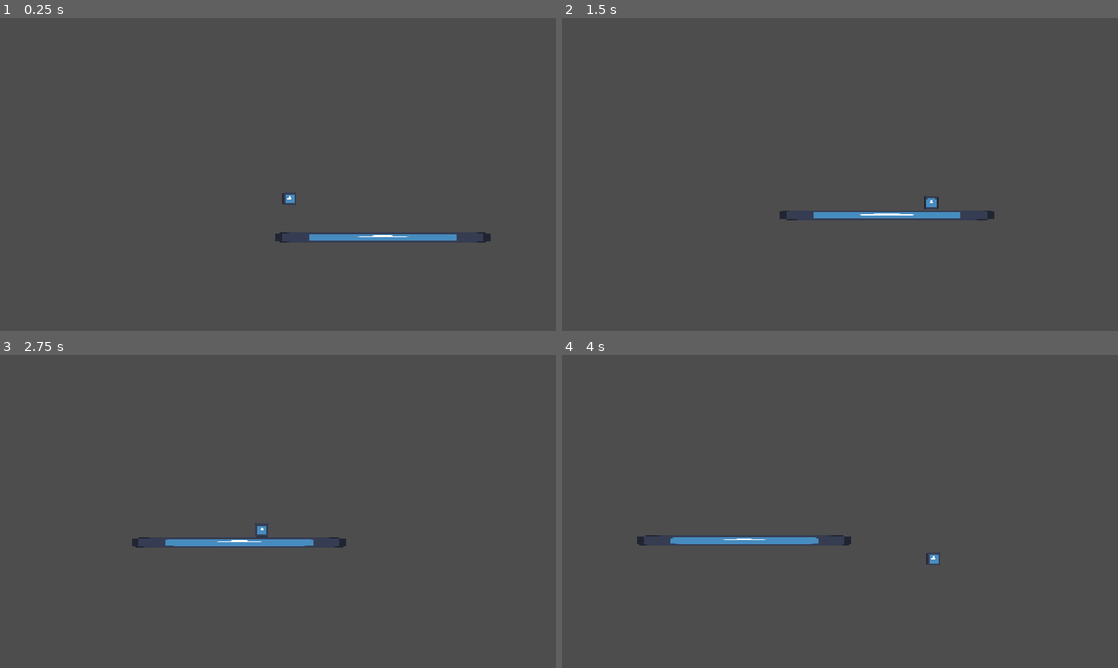
Above: before the commit, frames 1-4 (two rows, left to right).
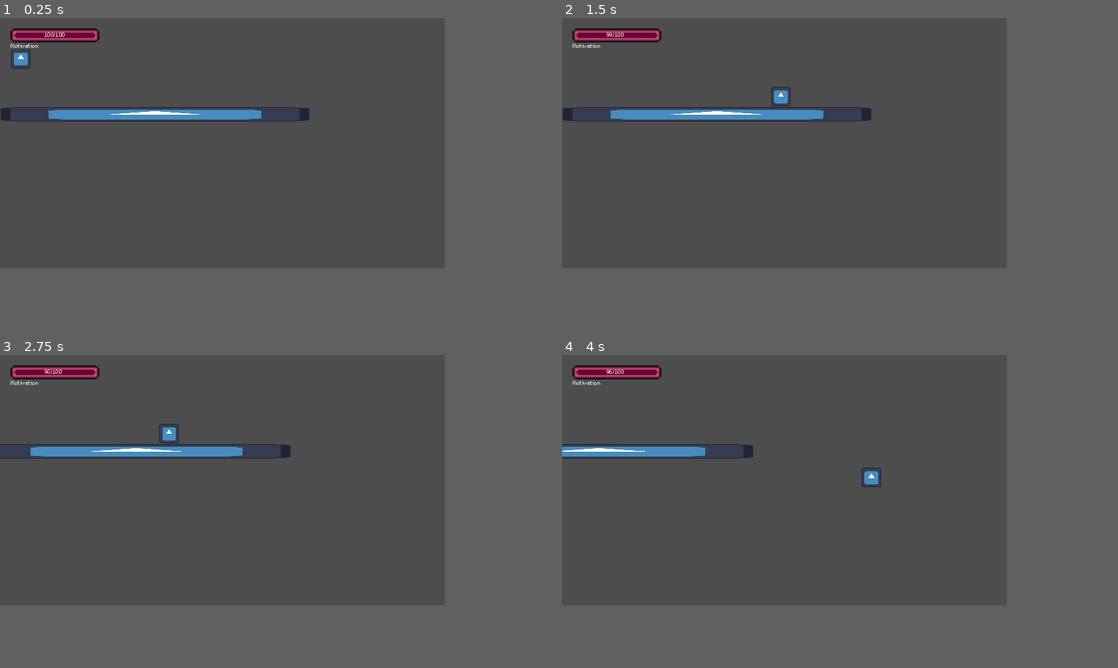
Above: after the commit, the same moments.

Repository: rmjuarez12/Procrastin-action-Hero-game
Game: Godot game, scene res://scenes/stage_one.tscn
Two runs of this game, one before a commit and one after it. Both use one fixed random seed, a clock stepped at 60 frames per second and the inputs below. The project has no main scene, so this scene is started directly. The engine's default icon, where the game draws it, is replaced by a stand-in: a white triangle on a blue panel in a dark square.
Inputs:
- Up to frame 1 (0.25 s): no input
- Up to frame 2 (1.5 s): tap Enter (ui_accept) at 0.5, 0.77 s; hold Right (ui_right) from 0.53 s (still down)
- Up to frame 3 (2.75 s): tap Enter (ui_accept) at 1.52 s; release Right (ui_right) at 2.03 s; hold Left (ui_left) from 2.03 s (still down)
- Up to frame 4 (4 s): release Left (ui_left) at 2.78 s; hold Right (ui_right) from 2.78 s (still down); tap Enter (ui_accept) at 3.02, 3.77 s
In our replay, the window is 800x450 before the commit and 640x360 after it. These sizes can differ from the game's own. Grey fills any space a smaller window leaves; there, only what the larger window draws over its background counts as a difference.

The runs differ from the first frame. In frame 1, 3.1% of the frame differs, in the area x 0-89%, y 3-72%; in frame 2, 3.1%, in the area x 0-78%, y 3-65%; in frame 3, 3.1%; in frame 4, 2.6%.

Commit message:
Added motivation bar

Diff:
--- a/project.godot
+++ b/project.godot
@@ -16,6 +16,9 @@
 
 [display]
 
+window/size/viewport_width=640
+window/size/viewport_height=360
+window/size/always_on_top=true
 window/stretch/mode="canvas_items"
 window/stretch/aspect="expand"
 
--- /dev/null
+++ b/scenes/Misc/GameManager/game_manager.tscn
@@ -0,0 +1,66 @@
+[gd_scene load_steps=8 format=3 uid="uid://ts57erduk6u1"]
+
+[ext_resource type="Script" uid="uid://c4cep3gjwysdq" path="res://scenes/Misc/GameManager/scripts/game_manager.gd" id="1_0uon3"]
+[ext_resource type="FontFile" uid="uid://c6juvcku4b4xx" path="res://assets/m5x7.ttf" id="2_2wmy1"]
+[ext_resource type="Texture2D" uid="uid://b1f600a8tqbfn" path="res://scenes/Misc/GameManager/assets/healthbarUnder.png" id="2_encro"]
+[ext_resource type="Script" uid="uid://dyvw1qlq3hsro" path="res://scenes/Misc/GameManager/scripts/motivation_bar.gd" id="3_encro"]
+[ext_resource type="Texture2D" uid="uid://dtnorpac6mpaf" path="res://scenes/Misc/GameManager/assets/healthbarProgress.png" id="3_wlm32"]
+
+[sub_resource type="Theme" id="Theme_wlm32"]
+default_font = ExtResource("2_2wmy1")
+
+[sub_resource type="StyleBoxFlat" id="StyleBoxFlat_wlm32"]
+bg_color = Color(0.6, 0.6, 0.6, 0)
+
+[node name="GameManager" type="Node"]
+script = ExtResource("1_0uon3")
+
+[node name="HUD" type="CanvasLayer" parent="."]
+
+[node name="MotivationBar" type="Panel" parent="HUD"]
+offset_left = 15.0
+offset_top = 15.0
+offset_right = 144.0
+offset_bottom = 48.0
+size_flags_horizontal = 0
+theme = SubResource("Theme_wlm32")
+theme_override_styles/panel = SubResource("StyleBoxFlat_wlm32")
+script = ExtResource("3_encro")
+
+[node name="ProgressBar" type="TextureProgressBar" parent="HUD/MotivationBar"]
+layout_mode = 1
+offset_right = 64.0
+offset_bottom = 10.0
+scale = Vector2(2, 2)
+size_flags_horizontal = 0
+size_flags_vertical = 0
+value = 100.0
+texture_under = ExtResource("2_encro")
+texture_progress = ExtResource("3_wlm32")
+tint_under = Color(0.767843, 0.429038, 1, 1)
+tint_progress = Color(0.480265, 0.00257923, 0.793628, 1)
+
+[node name="ValueLabel" type="Label" parent="HUD/MotivationBar"]
+layout_mode = 1
+anchors_preset = 5
+anchor_left = 0.5
+anchor_right = 0.5
+offset_left = -15.5
+offset_top = 4.0
+offset_right = 15.5
+offset_bottom = 16.0
+grow_horizontal = 2
+theme_override_font_sizes/font_size = 12
+text = "100/100"
+
+[node name="DecreaseTimer" type="Timer" parent="HUD/MotivationBar"]
+
+[node name="Label" type="Label" parent="HUD/MotivationBar"]
+layout_mode = 1
+offset_top = 20.0
+offset_right = 54.0
+offset_bottom = 33.0
+theme_override_font_sizes/font_size = 12
+text = "Motivation"
+
+[connection signal="timeout" from="HUD/MotivationBar/DecreaseTimer" to="HUD/MotivationBar" method="_on_decrease_timer_timeout"]
--- /dev/null
+++ b/scenes/Misc/GameManager/scripts/game_manager.gd
@@ -0,0 +1,3 @@
+extends Node
+
+@onready var character: CharacterBody2D = get_tree().get_root().get_node("Stage/PlayerCharacter")
--- /dev/null
+++ b/scenes/Misc/GameManager/scripts/motivation_bar.gd
@@ -0,0 +1,14 @@
+extends Panel
+
+@onready var progress_bar: TextureProgressBar = $ProgressBar
+@onready var decrease_timer: Timer = $DecreaseTimer
+@onready var value_label: Label = $ValueLabel
+var initial_value: int = 100
+
+func _ready() -> void:
+	progress_bar.value = initial_value
+	decrease_timer.start()
+
+func _on_decrease_timer_timeout() -> void:
+	progress_bar.value -= 1
+	value_label.text = str(int(progress_bar.value)) + "/" + str(initial_value)
--- a/scenes/Player/player_character.tscn
+++ b/scenes/Player/player_character.tscn
@@ -1,12 +1,14 @@
-[gd_scene load_steps=4 format=3 uid="uid://cx2w4a805kn8v"]
+[gd_scene load_steps=5 format=3 uid="uid://cx2w4a805kn8v"]
 
 [ext_resource type="Texture2D" uid="uid://bw7iuj3taoidf" path="res://icon.svg" id="1_ib77y"]
 [ext_resource type="Script" uid="uid://biort7cvh06k5" path="res://scenes/Player/scripts/player_character.gd" id="1_soqk2"]
+[ext_resource type="Script" uid="uid://btxl83k8g3a0o" path="res://scenes/Player/scripts/state_machine.gd" id="3_uxe4s"]
 
 [sub_resource type="CapsuleShape2D" id="CapsuleShape2D_uxe4s"]
 
-[node name="PlayerCharacter" type="CharacterBody2D"]
+[node name="PlayerCharacter" type="CharacterBody2D" node_paths=PackedStringArray("state_machine")]
 script = ExtResource("1_soqk2")
+state_machine = NodePath("StateMachine")
 
 [node name="Sprite2D" type="Sprite2D" parent="."]
 scale = Vector2(0.22, 0.22)
@@ -14,3 +16,6 @@
 
 [node name="CollisionShape2D" type="CollisionShape2D" parent="."]
 shape = SubResource("CapsuleShape2D_uxe4s")
+
+[node name="StateMachine" type="Node" parent="."]
+script = ExtResource("3_uxe4s")
--- a/scenes/Player/scripts/player_character.gd
+++ b/scenes/Player/scripts/player_character.gd
@@ -1,8 +1,9 @@
 extends CharacterBody2D
-
 
 const SPEED = 300.0
 const JUMP_VELOCITY = -400.0
+
+@export var state_machine: Node
 
 
 func _physics_process(delta: float) -> void:
--- /dev/null
+++ b/scenes/Player/scripts/state_machine.gd
@@ -0,0 +1 @@
+extends Node
--- a/scenes/stage_one.tscn
+++ b/scenes/stage_one.tscn
@@ -1,8 +1,9 @@
-[gd_scene load_steps=5 format=3 uid="uid://caqlyy56jxb42"]
+[gd_scene load_steps=6 format=3 uid="uid://caqlyy56jxb42"]
 
 [ext_resource type="PackedScene" uid="uid://cx2w4a805kn8v" path="res://scenes/Player/player_character.tscn" id="1_cq7rf"]
 [ext_resource type="Script" uid="uid://dsdrdhussl3b8" path="res://scripts/main_camera.gd" id="2_1vyjf"]
 [ext_resource type="Texture2D" uid="uid://bw7iuj3taoidf" path="res://icon.svg" id="2_b0ocx"]
+[ext_resource type="PackedScene" uid="uid://ts57erduk6u1" path="res://scenes/Misc/GameManager/game_manager.tscn" id="3_uk7ly"]
 
 [sub_resource type="RectangleShape2D" id="RectangleShape2D_1vyjf"]
 size = Vector2(128, 121.905)
@@ -13,9 +14,12 @@
 position = Vector2(30, 30)
 
 [node name="MainCamera" type="Camera2D" parent="." node_paths=PackedStringArray("target")]
+limit_left = 0
+limit_top = 0
 script = ExtResource("2_1vyjf")
 target = NodePath("../PlayerCharacter")
-smoothing = 1.0
+
+[node name="GameManager" parent="." instance=ExtResource("3_uk7ly")]
 
 [node name="Placeholders" type="Node2D" parent="."]
 position = Vector2(30, 30)
--- /dev/null
+++ b/scripts/character_state.gd
@@ -0,0 +1,21 @@
+extends Node
+
+class_name CharacterState
+
+@export var can_move: bool = true
+
+var character : CharacterBody2D
+var next_state : CharacterState
+var playback : AnimationNodeStateMachinePlayback
+
+func state_process(_delta):
+	pass
+
+func state_input(_event : InputEvent):
+	pass
+
+func on_enter():
+	pass
+
+func on_exit():
+	pass
Binary file added: assets/m5x7.ttf
Not shown, added: assets/m5x7.ttf.import
Binary file added: scenes/Misc/GameManager/assets/healthbarProgress.png
Not shown, added: scenes/Misc/GameManager/assets/healthbarProgress.png.import
Binary file added: scenes/Misc/GameManager/assets/healthbarUnder.png
Not shown, added: scenes/Misc/GameManager/assets/healthbarUnder.png.import
Not shown, added: scenes/Misc/GameManager/scripts/game_manager.gd.uid
Not shown, added: scenes/Misc/GameManager/scripts/motivation_bar.gd.uid
Not shown, added: scenes/Player/scripts/state_machine.gd.uid
Not shown, added: scripts/character_state.gd.uid
